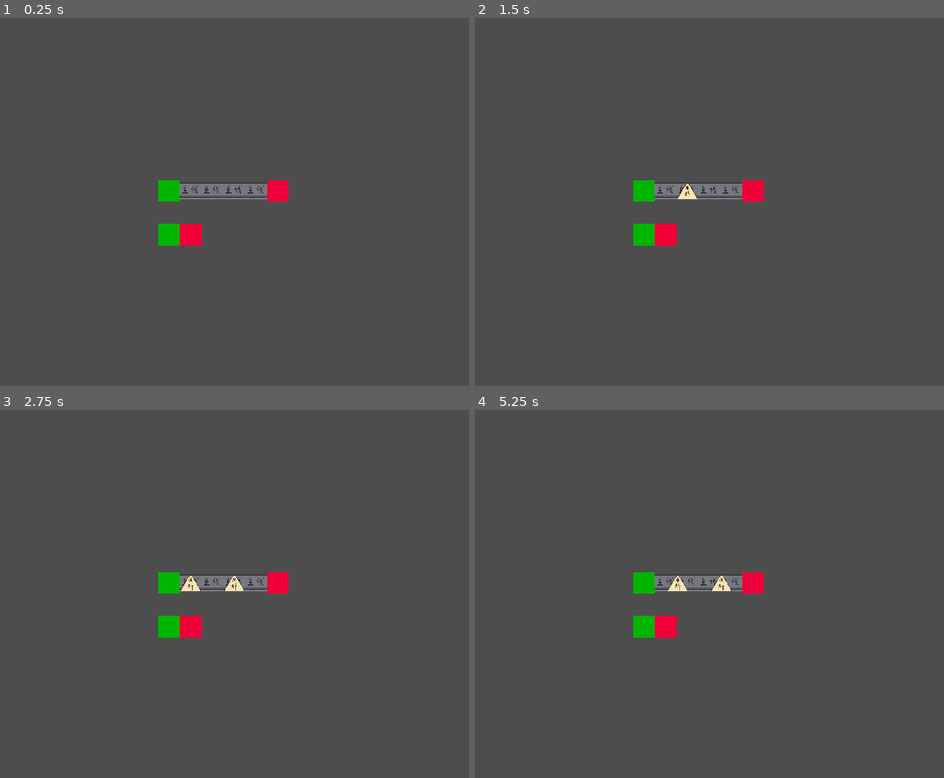
Above: before the commit, frames 1-4 (two rows, left to right).
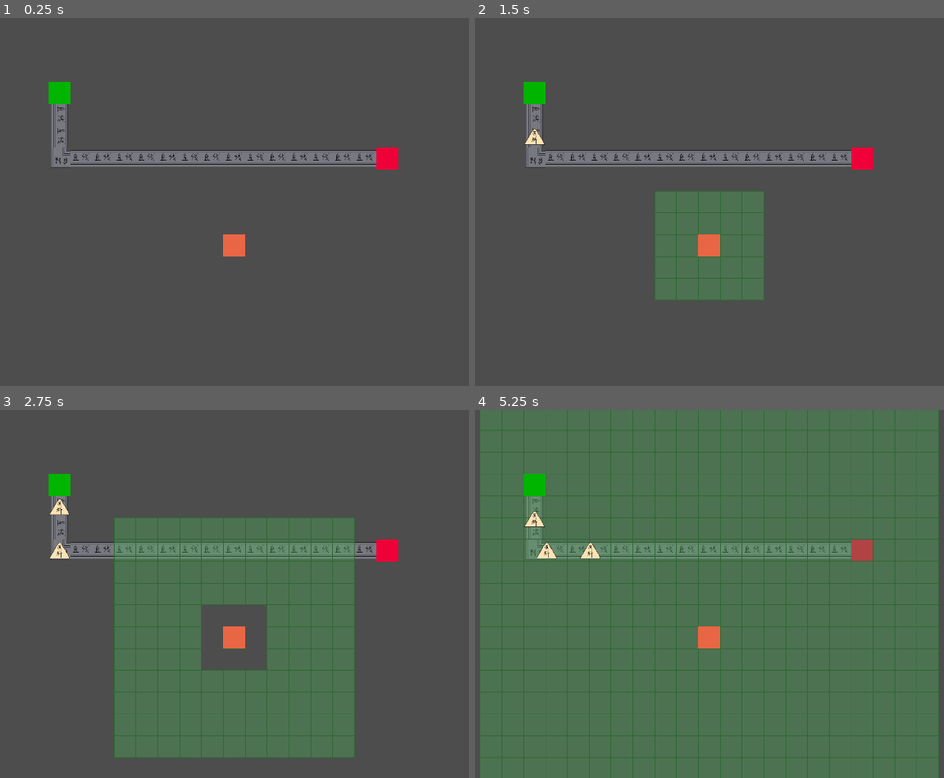
Above: after the commit, the same moments.

Repository: vic328005/NewProject1
Game: Godot game, scene res://scenes/main.tscn
The game is run twice, just before and just after one commit, with the same random seed, the same clock (stepped at 60 frames per second) and the same inputs.
Inputs:
- Up to frame 1 (0.25 s): no input
- Up to frame 2 (1.5 s): tap Enter at 0.5 s; tap Space at 0.6, 0.77, 1.07, 1.35 s
- Up to frame 3 (2.75 s): tap Space at 1.52, 1.82, 2, 2.1 s
- Up to frame 4 (5.25 s): tap Space at 2.85, 3.02, 3.32, 3.6, 3.77, 4.07, 4.35, 4.52, 4.82, 5.1 s; tap Enter at 5 s

The runs differ from the first frame. In frame 1, 6.1% of the frame differs, in the area x 10-85%, y 17-65%; in frame 2, 12%; in frame 3, 33%; in frame 4, 98%, in the area x 1-99%, y 0-100%.

Commit message:
信号；信号塔；空格触发

Diff:
--- /dev/null
+++ b/levels/level03.json
@@ -0,0 +1,183 @@
+{
+  "level_id": "level03",
+  "display_name": "信号塔走廊测试",
+  "grid_width": 16,
+  "grid_height": 11,
+  "beat_bpm": 120,
+  "cells": [
+    {
+      "x": 0,
+      "y": 0,
+      "producer": {
+        "facing": "DOWN",
+        "beat_interval": 2,
+        "cargo_type": "CARGO_1"
+      }
+    },
+    {
+      "x": 0,
+      "y": 1,
+      "belt": {
+        "facing": "DOWN",
+        "turn_mode": "STRAIGHT",
+        "beat_interval": 2
+      }
+    },
+    {
+      "x": 0,
+      "y": 2,
+      "belt": {
+        "facing": "DOWN",
+        "turn_mode": "STRAIGHT",
+        "beat_interval": 2
+      }
+    },
+    {
+      "x": 0,
+      "y": 3,
+      "belt": {
+        "facing": "DOWN",
+        "turn_mode": "LEFT",
+        "beat_interval": 2
+      }
+    },
+    {
+      "x": 1,
+      "y": 3,
+      "belt": {
+        "facing": "RIGHT",
+        "turn_mode": "STRAIGHT",
+        "beat_interval": 2
+      }
+    },
+    {
+      "x": 2,
+      "y": 3,
+      "belt": {
+        "facing": "RIGHT",
+        "turn_mode": "STRAIGHT",
+        "beat_interval": 2
+      }
+    },
+    {
+      "x": 3,
+      "y": 3,
+      "belt": {
+        "facing": "RIGHT",
+        "turn_mode": "STRAIGHT",
+        "beat_interval": 2
+      }
+    },
+    {
+      "x": 4,
+      "y": 3,
+      "belt": {
+        "facing": "RIGHT",
+        "turn_mode": "STRAIGHT",
+        "beat_interval": 2
+      }
+    },
+    {
+      "x": 5,
+      "y": 3,
+      "belt": {
+        "facing": "RIGHT",
+        "turn_mode": "STRAIGHT",
+        "beat_interval": 2
+      }
+    },
+    {
+      "x": 6,
+      "y": 3,
+      "belt": {
+        "facing": "RIGHT",
+        "turn_mode": "STRAIGHT",
+        "beat_interval": 2
+      }
+    },
+    {
+      "x": 7,
+      "y": 3,
+      "belt": {
+        "facing": "RIGHT",
+        "turn_mode": "STRAIGHT",
+        "beat_interval": 2
+      }
+    },
+    {
+      "x": 8,
+      "y": 3,
+      "belt": {
+        "facing": "RIGHT",
+        "turn_mode": "STRAIGHT",
+        "beat_interval": 2
+      }
+    },
+    {
+      "x": 9,
+      "y": 3,
+      "belt": {
+        "facing": "RIGHT",
+        "turn_mode": "STRAIGHT",
+        "beat_interval": 2
+      }
+    },
+    {
+      "x": 10,
+      "y": 3,
+      "belt": {
+        "facing": "RIGHT",
+        "turn_mode": "STRAIGHT",
+        "beat_interval": 2
+      }
+    },
+    {
+      "x": 11,
+      "y": 3,
+      "belt": {
+        "facing": "RIGHT",
+        "turn_mode": "STRAIGHT",
+        "beat_interval": 2
+      }
+    },
+    {
+      "x": 12,
+      "y": 3,
+      "belt": {
+        "facing": "RIGHT",
+        "turn_mode": "STRAIGHT",
+        "beat_interval": 2
+      }
+    },
+    {
+      "x": 13,
+      "y": 3,
+      "belt": {
+        "facing": "RIGHT",
+        "turn_mode": "STRAIGHT",
+        "beat_interval": 2
+      }
+    },
+    {
+      "x": 14,
+      "y": 3,
+      "belt": {
+        "facing": "RIGHT",
+        "turn_mode": "STRAIGHT",
+        "beat_interval": 2
+      }
+    },
+    {
+      "x": 15,
+      "y": 3,
+      "recycler": {}
+    },
+    {
+      "x": 8,
+      "y": 7,
+      "signal_tower": {
+        "max_steps": 10
+      }
+    }
+  ]
+}
--- /dev/null
+++ b/prefabs/signal.tscn
@@ -0,0 +1,6 @@
+[gd_scene format=3 uid="uid://cafrevyv2xy43"]
+
+[ext_resource type="Script" path="res://scripts/signal.gd" id="1_signal"]
+
+[node name="Signal" type="Node2D" unique_id=824119057]
+script = ExtResource("1_signal")
--- /dev/null
+++ b/prefabs/signal_tower.tscn
@@ -0,0 +1,13 @@
+[gd_scene format=3]
+
+[ext_resource type="Script" path="res://scripts/signal_tower.gd" id="1_signal_tower"]
+[ext_resource type="Texture2D" path="res://assets/images/unit_white.png" id="2_signal_tower_texture"]
+
+[node name="SignalTower" type="Node2D"]
+script = ExtResource("1_signal_tower")
+
+[node name="Sprite2D" type="Sprite2D" parent="."]
+modulate = Color(0.913726, 0.401961, 0.270588, 1)
+z_index = 1
+position = Vector2(32, 32)
+texture = ExtResource("2_signal_tower_texture")
--- /dev/null
+++ b/prefabs/signal_wave.tscn
@@ -0,0 +1,6 @@
+[gd_scene format=3]
+
+[ext_resource type="Script" path="res://scripts/signal_wave.gd" id="1_signal"]
+
+[node name="SignalWave" type="Node2D"]
+script = ExtResource("1_signal")
--- a/scripts/beat_conductor.gd
+++ b/scripts/beat_conductor.gd
@@ -24,6 +24,10 @@
 	return 60.0 / bpm
 
 
+func get_current_beat_index() -> int:
+	return _beat_index
+
+
 func _start_beat_timer() -> void:
 	if is_instance_valid(_beat_timer):
 		return
--- a/scripts/config.gd
+++ b/scripts/config.gd
@@ -1,6 +1,6 @@
 class_name Config
 extends RefCounted
 
-var start_level_path: String = "res://levels/level02.json"
+var start_level_path: String = "res://levels/level03.json"
 var camera_scene_uid: String = "uid://b6k8wfglqo1sx"
 var cell_size: int = 64
--- a/scripts/level_data.gd
+++ b/scripts/level_data.gd
@@ -9,11 +9,12 @@
 	"beat_bpm",
 	"cells",
 ]
-const CELL_KEYS := ["x", "y", "belt", "cargo", "producer", "recycler"]
+const CELL_KEYS := ["x", "y", "belt", "cargo", "producer", "recycler", "signal_tower"]
 const BELT_KEYS := ["facing", "turn_mode", "beat_interval"]
 const CARGO_KEYS := ["type"]
 const PRODUCER_KEYS := ["facing", "beat_interval", "cargo_type"]
 const RECYCLER_KEYS: Array = []
+const SIGNAL_TOWER_KEYS: Array = ["max_steps"]
 const BELT_FACING_VALUES := ["UP", "RIGHT", "DOWN", "LEFT"]
 const BELT_TURN_MODE_VALUES := ["STRAIGHT", "LEFT", "RIGHT"]
 const CARGO_TYPE_VALUES := ["CARGO_1", "CARGO_2", "CARGO_3"]
@@ -136,8 +137,12 @@
 	var has_cargo: bool = raw_cell.has("cargo")
 	var has_producer: bool = raw_cell.has("producer")
 	var has_recycler: bool = raw_cell.has("recycler")
-	if not has_belt and not has_cargo and not has_producer and not has_recycler:
+	var has_signal_tower: bool = raw_cell.has("signal_tower")
+	if not has_belt and not has_cargo and not has_producer and not has_recycler and not has_signal_tower:
 		return _validation_error(source_label, "%s must contain at least one gameplay object" % cell_label)
+
+	if has_signal_tower and (has_belt or has_cargo or has_producer or has_recycler):
+		return _validation_error(source_label, "%s.signal_tower must occupy its own cell" % cell_label)
 
 	var normalized_cell: Dictionary = {
 		"x": x,
@@ -183,6 +188,16 @@
 			return null
 
 		normalized_cell["recycler"] = normalized_recycler
+
+	if has_signal_tower:
+		if typeof(raw_cell["signal_tower"]) != TYPE_DICTIONARY:
+			return _validation_error(source_label, "%s.signal_tower must be an object" % cell_label)
+
+		var normalized_signal_tower: Variant = _parse_signal_tower(raw_cell["signal_tower"], cell_label, source_label)
+		if normalized_signal_tower == null:
+			return null
+
+		normalized_cell["signal_tower"] = normalized_signal_tower
 
 	seen_cells[cell] = true
 	return normalized_cell
@@ -278,6 +293,21 @@
 	return {}
 
 
+static func _parse_signal_tower(raw_signal_tower: Dictionary, cell_label: String, source_label: String) -> Variant:
+	var signal_tower_label: String = "%s.signal_tower" % cell_label
+	if not _ensure_allowed_keys(raw_signal_tower, SIGNAL_TOWER_KEYS, signal_tower_label, source_label):
+		return null
+
+	var normalized_signal_tower: Dictionary = {}
+	if raw_signal_tower.has("max_steps"):
+		if not _has_positive_integer_number(raw_signal_tower, "max_steps"):
+			return _validation_error(source_label, "%s.max_steps must be a positive integer" % signal_tower_label)
+
+		normalized_signal_tower["max_steps"] = int(raw_signal_tower["max_steps"])
+
+	return normalized_signal_tower
+
+
 static func _ensure_allowed_keys(raw_data: Dictionary, allowed_keys: Array, label: String, source_label: String) -> bool:
 	for key in raw_data.keys():
 		if typeof(key) != TYPE_STRING:
--- a/scripts/level_loader.gd
+++ b/scripts/level_loader.gd
@@ -5,6 +5,7 @@
 const CARGO_SCENE := preload("res://prefabs/cargo.tscn")
 const PRODUCER_SCENE := preload("res://prefabs/producer.tscn")
 const RECYCLER_SCENE := preload("res://prefabs/recycler.tscn")
+const SIGNAL_TOWER_SCENE: PackedScene = preload("res://prefabs/signal_tower.tscn")
 
 
 func load_level_file_into_world(level_path: String, world: World, beats: BeatConductor) -> LevelData:
@@ -53,6 +54,11 @@
 			var recycler: Recycler = _create_recycler(cell, recycler_data, world)
 			world.add_level_content(recycler)
 
+		if cell_data.has("signal_tower"):
+			var signal_tower_data: Dictionary = Dictionary(cell_data["signal_tower"])
+			var signal_tower: SignalTower = _create_signal_tower(cell, signal_tower_data, world)
+			world.add_level_content(signal_tower)
+
 		if cell_data.has("cargo"):
 			var cargo_data: Dictionary = Dictionary(cell_data["cargo"])
 			var cargo: Cargo = _create_cargo(cell, cargo_data, world)
@@ -92,6 +98,14 @@
 	return recycler
 
 
+func _create_signal_tower(cell: Vector2i, signal_tower_data: Dictionary, world: World) -> SignalTower:
+	var signal_tower: SignalTower = SIGNAL_TOWER_SCENE.instantiate() as SignalTower
+	signal_tower.position = world.cell_to_world(cell)
+	if signal_tower_data.has("max_steps"):
+		signal_tower.max_steps = int(signal_tower_data["max_steps"])
+	return signal_tower
+
+
 func _to_belt_direction(direction_name: String) -> Belt.Direction:
 	match direction_name:
 		"UP":
--- /dev/null
+++ b/scripts/signal_tower.gd
@@ -0,0 +1,53 @@
+extends Node2D
+class_name SignalTower
+
+const DEFAULT_MAX_STEPS: int = 10
+const SIGNAL_SCENE: PackedScene = preload("res://prefabs/signal_wave.tscn")
+
+@export_range(1, 64, 1) var max_steps: int = DEFAULT_MAX_STEPS:
+	set(value):
+		max_steps = maxi(value, 1)
+
+var _world: World
+var _registered_cell: Vector2i
+var _is_registered_to_layer: bool = false
+
+
+func _ready() -> void:
+	_world = GM.world
+	_register_to_signal_tower_layer()
+
+
+func _exit_tree() -> void:
+	_unregister_from_signal_tower_layer()
+
+
+func create_signal_wave(current_beat_index: int) -> SignalWave:
+	var signal_wave: SignalWave = SIGNAL_SCENE.instantiate() as SignalWave
+	assert(signal_wave != null, "Failed to instantiate Signal scene.")
+	signal_wave.setup(_world, _registered_cell, max_steps, current_beat_index)
+	return signal_wave
+
+
+func get_registered_cell() -> Vector2i:
+	return _registered_cell
+
+
+func _register_to_signal_tower_layer() -> void:
+	if _world == null:
+		return
+
+	_registered_cell = _world.world_to_cell(_world.to_local(global_position))
+	_world.signal_tower_layer.set_cell(_registered_cell, self)
+	global_position = _world.to_global(_world.cell_to_world(_registered_cell))
+	_is_registered_to_layer = true
+
+
+func _unregister_from_signal_tower_layer() -> void:
+	if not _is_registered_to_layer or _world == null:
+		return
+
+	if _world.signal_tower_layer.get_cell(_registered_cell) == self:
+		_world.signal_tower_layer.erase_cell(_registered_cell)
+
+	_is_registered_to_layer = false
--- /dev/null
+++ b/scripts/signal_wave.gd
@@ -0,0 +1,103 @@
+extends Node2D
+class_name SignalWave
+
+const WAVE_FILL_COLOR: Color = Color(0.30, 0.69, 0.35, 0.38)
+const WAVE_BORDER_COLOR: Color = Color(0.18, 0.41, 0.20, 0.9)
+const DEFAULT_MAX_STEPS: int = 10
+
+var max_steps: int = DEFAULT_MAX_STEPS
+
+var _world: Node
+var _origin_cell: Vector2i
+var _wave_radius: int = 0
+var _last_wave_beat_index: int = -1
+var _is_finished: bool = false
+var _wave_cells: Array[Vector2i] = []
+
+
+func setup(world: Node, origin_cell: Vector2i, signal_max_steps: int, current_beat_index: int) -> void:
+	assert(world != null, "SignalWave requires a World instance.")
+	_world = world
+	_origin_cell = origin_cell
+	max_steps = maxi(signal_max_steps, 1)
+	position = _world.cell_to_world(_origin_cell)
+	_wave_radius = 1
+	_last_wave_beat_index = current_beat_index
+	_wave_cells = _build_wave_cells(_wave_radius)
+	_is_finished = _wave_cells.is_empty()
+	queue_redraw()
+
+
+func advance(current_beat_index: int) -> void:
+	if _world == null or _is_finished:
+		return
+
+	if current_beat_index <= _last_wave_beat_index:
+		return
+
+	if _wave_radius >= max_steps:
+		_is_finished = true
+		return
+
+	var next_wave_radius: int = _wave_radius + 1
+	_last_wave_beat_index = current_beat_index
+
+	_wave_radius = next_wave_radius
+	_wave_cells = _build_wave_cells(_wave_radius)
+	queue_redraw()
+
+
+func is_finished() -> bool:
+	return _is_finished
+
+
+func remove_from_world() -> void:
+	queue_free()
+
+
+func _draw() -> void:
+	if _world == null or _wave_cells.is_empty():
+		return
+
+	var cell_size: float = float(_world.main_layer.cell_size)
+	var cell_extent: Vector2 = Vector2.ONE * cell_size
+
+	for cell in _wave_cells:
+		var cell_origin: Vector2 = _cell_to_local_origin(cell, cell_size)
+		var cell_rect: Rect2 = Rect2(cell_origin, cell_extent)
+		draw_rect(cell_rect, WAVE_FILL_COLOR, true)
+		draw_rect(cell_rect, WAVE_BORDER_COLOR, false, 2.0)
+
+
+func _build_wave_cells(radius: int) -> Array[Vector2i]:
+	var cells: Array[Vector2i] = []
+	var seen_cells: Dictionary = {}
+	_append_wave_cell(_origin_cell, cells, seen_cells)
+
+	var left: int = _origin_cell.x - radius
+	var right: int = _origin_cell.x + radius
+	var top: int = _origin_cell.y - radius
+	var bottom: int = _origin_cell.y + radius
+
+	for y in range(top, bottom + 1):
+		for x in range(left, right + 1):
+			if x != left and x != right and y != top and y != bottom:
+				continue
+
+			var cell: Vector2i = Vector2i(x, y)
+			_append_wave_cell(cell, cells, seen_cells)
+
+	return cells
+
+
+func _append_wave_cell(cell: Vector2i, cells: Array[Vector2i], seen_cells: Dictionary) -> void:
+	if seen_cells.has(cell):
+		return
+
+	seen_cells[cell] = true
+	cells.append(cell)
+
+
+func _cell_to_local_origin(cell: Vector2i, cell_size: float) -> Vector2:
+	var offset: Vector2i = cell - _origin_cell
+	return Vector2(float(offset.x) * cell_size, float(offset.y) * cell_size)
--- a/scripts/world.gd
+++ b/scripts/world.gd
@@ -8,10 +8,13 @@
 var belt_layer: MapLayer
 var producer_layer: MapLayer
 var recycler_layer: MapLayer
+var signal_tower_layer: MapLayer
 var level_id: String = ""
 var display_name: String = ""
 var grid_width: int = 0
 var grid_height: int = 0
+var _active_signals: Array = []
+var _last_signal_emit_beat_index: int = -1
 var _beats: BeatConductor
 var _config: Config
 
@@ -24,6 +27,7 @@
 	belt_layer = _create_layer()
 	producer_layer = _create_layer()
 	recycler_layer = _create_layer()
+	signal_tower_layer = _create_layer()
 
 
 func _enter_tree() -> void:
@@ -82,6 +86,9 @@
 	belt_layer.clear()
 	producer_layer.clear()
 	recycler_layer.clear()
+	signal_tower_layer.clear()
+	_active_signals.clear()
+	_last_signal_emit_beat_index = -1
 	level_id = ""
 	display_name = ""
 	grid_width = 0
@@ -110,6 +117,25 @@
 	_resolve_producer_spawns(beat_index)
 	_resolve_belt_moves(beat_index)
 	_resolve_recycler_collection()
+	_resolve_signals(beat_index)
+
+
+func _unhandled_key_input(event: InputEvent) -> void:
+	if GM.world != self:
+		return
+
+	if not (event is InputEventKey):
+		return
+
+	var key_event: InputEventKey = event as InputEventKey
+	if key_event == null or not key_event.pressed or key_event.echo:
+		return
+
+	if key_event.keycode != KEY_SPACE and key_event.physical_keycode != KEY_SPACE:
+		return
+
+	_emit_signal_towers_for_current_beat()
+	get_viewport().set_input_as_handled()
 
 
 func is_cell_in_bounds(cell: Vector2i) -> bool:
@@ -206,3 +232,39 @@
 			continue
 
 		cargo.remove_from_world()
+
+
+func _resolve_signals(beat_index: int) -> void:
+	for index in range(_active_signals.size() - 1, -1, -1):
+		var signal_wave: SignalWave = _active_signals[index] as SignalWave
+		if signal_wave == null or not is_instance_valid(signal_wave):
+			_active_signals.remove_at(index)
+			continue
+
+		signal_wave.advance(beat_index)
+		if not signal_wave.is_finished():
+			continue
+
+		_active_signals.remove_at(index)
+		signal_wave.remove_from_world()
+
+
+func _emit_signal_towers_for_current_beat() -> void:
+	var current_beat_index: int = 0
+	if is_instance_valid(_beats):
+		current_beat_index = _beats.get_current_beat_index()
+
+	if current_beat_index == _last_signal_emit_beat_index:
+		return
+
+	_last_signal_emit_beat_index = current_beat_index
+
+	var signal_tower_cells: Dictionary = signal_tower_layer.get_cells()
+	for cell in signal_tower_cells.keys():
+		var signal_tower: SignalTower = signal_tower_cells[cell] as SignalTower
+		if signal_tower == null or not is_instance_valid(signal_tower):
+			continue
+
+		var signal_wave: SignalWave = signal_tower.create_signal_wave(current_beat_index)
+		_active_signals.append(signal_wave)
+		add_level_content(signal_wave)
Not shown, added: scripts/signal_tower.gd.uid
Not shown, added: scripts/signal_wave.gd.uid
